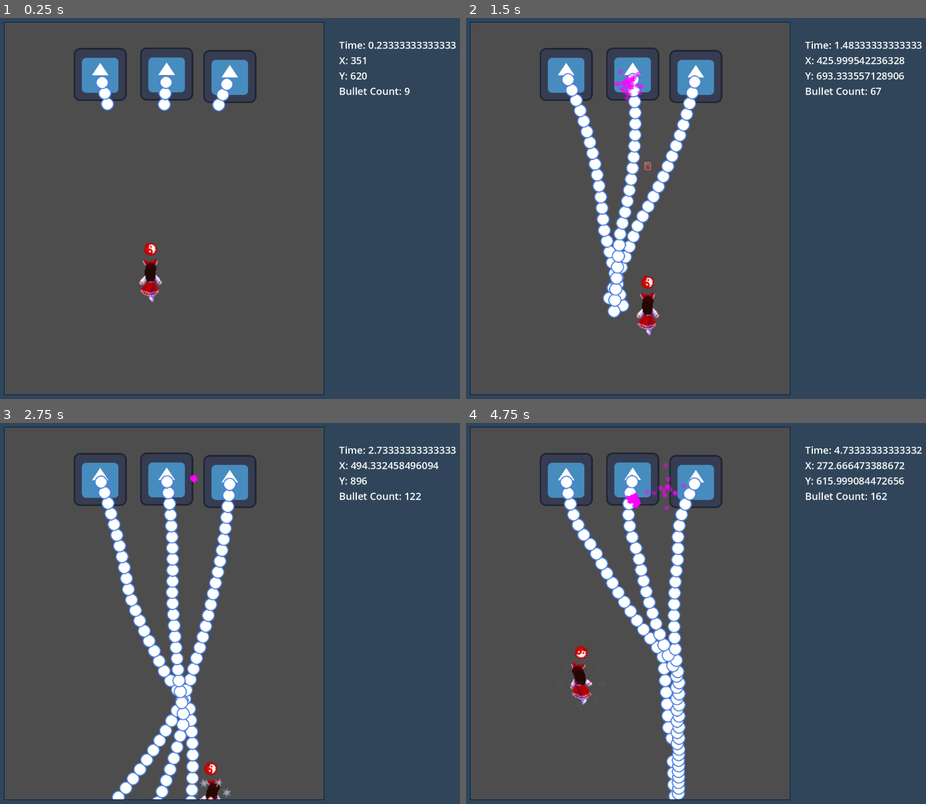
Above: before the commit, frames 1-4 (two rows, left to right).
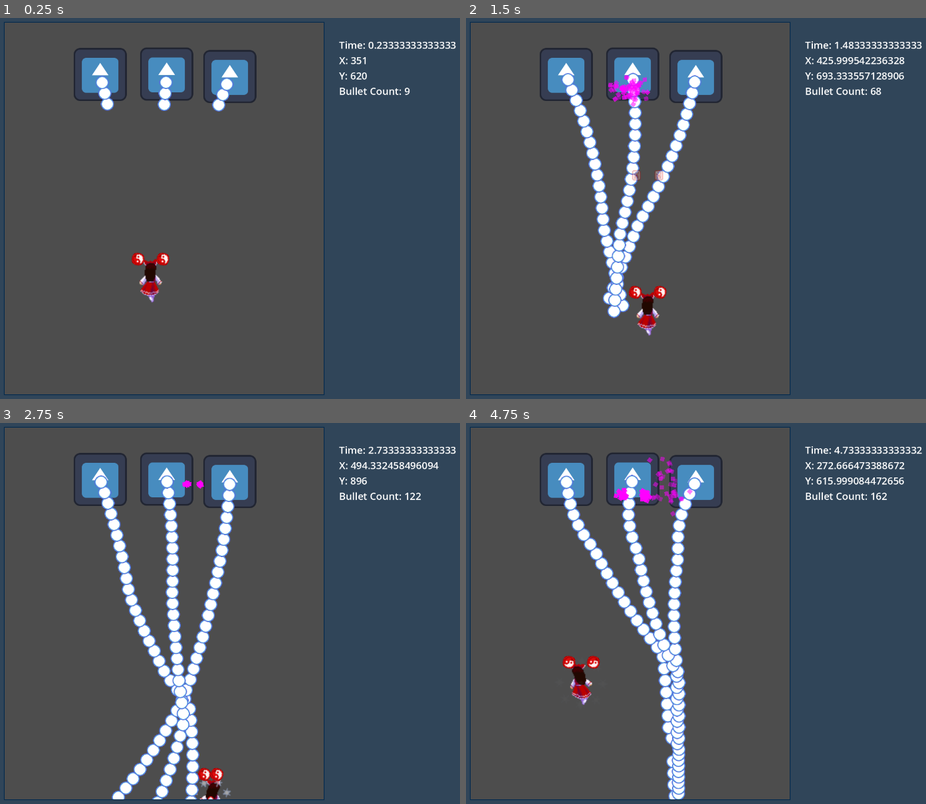
Above: after the commit, the same moments.

Repository: StahlReyn/th-bullet-test
Game: Godot game, scene res://gamestate/gamemain.tscn
The game is run twice, just before and just after one commit, with the same random seed, the same clock (stepped at 60 frames per second) and the same inputs. The engine's default icon, where the game draws it, is replaced by a stand-in: a white triangle on a blue panel in a dark square.
Inputs:
- Up to frame 1 (0.25 s): no input
- Up to frame 2 (1.5 s): hold Right (move_right) 0.53-1.28 s; hold Shift (focus) 0.53-1.28 s; tap Z (shoot) at 0.8, 1.35 s; hold Down (move_down) from 1.28 s (still down)
- Up to frame 3 (2.75 s): tap Shift (focus) at 1.55 s; release Down (move_down) at 2.03 s; hold Right (move_right) from 2.03 s (still down); hold Shift (focus) from 2.03 s (still down); tap Z (shoot) at 2.3 s
- Up to frame 4 (4.75 s): release Right (move_right) at 2.78 s; release Shift (focus) at 2.78 s; hold Up (move_up) 2.78-3.53 s; tap Z (shoot) at 2.85, 3.8, 4.35 s; tap Shift (focus) at 3.05, 4.55 s; hold Shift (focus) 3.53-4.28 s; hold Left (move_left) from 3.53 s (still down)

The runs differ from the first frame. In frame 1, 0.2% of the frame differs, in the area x 28-37%, y 58-65%; in frame 2, 0.8%; in frame 3, 0.3%; in frame 4, 0.8%, in the area x 20-50%, y 8-65%.

Commit message:
fixed hp + Focus Shots

Diff:
--- a/scripts/character/character.gd
+++ b/scripts/character/character.gd
@@ -49,7 +49,7 @@
 	hp -= dmg
 
 func check_death():
-	if hp < 0:
+	if hp <= 0:
 		do_death()
 
 func do_death():
--- a/scripts/character/player.tscn
+++ b/scripts/character/player.tscn
@@ -7,8 +7,7 @@
 [ext_resource type="AudioStream" uid="uid://cdcqm4htide61" path="res://assets/audio/sfx/click_collect.wav" id="5_btd5j"]
 [ext_resource type="Script" path="res://scripts/area_graze.gd" id="5_r6h1l"]
 [ext_resource type="Texture2D" uid="uid://c0wruv71j8ich" path="res://assets/img/character/graze_circle.png" id="7_sufo8"]
-[ext_resource type="Script" path="res://scripts/shooter_container.gd" id="8_ecnlh"]
-[ext_resource type="PackedScene" uid="uid://qbaoce8pthqa" path="res://scripts/shooters/reimu_yingyang.tscn" id="8_q1iib"]
+[ext_resource type="PackedScene" uid="uid://curt0mp7nsjs6" path="res://scripts/shooters/homing_amulet_1.tscn" id="8_nfcem"]
 
 [sub_resource type="AtlasTexture" id="AtlasTexture_o0t4v"]
 atlas = ExtResource("2_k7rwp")
@@ -139,11 +138,7 @@
 scale = Vector2(2, 2)
 texture = ExtResource("4_frfr6")
 
-[node name="ShooterContainer" type="Node2D" parent="."]
-script = ExtResource("8_ecnlh")
-
-[node name="ReimuYingyang" parent="ShooterContainer" instance=ExtResource("8_q1iib")]
-position = Vector2(0, -74)
+[node name="HomingAmulet1" parent="." instance=ExtResource("8_nfcem")]
 
 [connection signal="area_entered" from="." to="." method="_on_area_entered"]
 [connection signal="area_entered" from="AreaGraze" to="." method="_on_area_graze_area_entered"]
--- /dev/null
+++ b/scripts/shooters/homing_amulet_1.tscn
@@ -0,0 +1,15 @@
+[gd_scene load_steps=3 format=3 uid="uid://curt0mp7nsjs6"]
+
+[ext_resource type="Script" path="res://scripts/shooter_container.gd" id="1_rwmxh"]
+[ext_resource type="PackedScene" uid="uid://qbaoce8pthqa" path="res://scripts/shooters/reimu_yingyang.tscn" id="2_6m7pe"]
+
+[node name="HomingAmulet1" type="Node2D"]
+script = ExtResource("1_rwmxh")
+
+[node name="ReimuYingyang" parent="." instance=ExtResource("2_6m7pe")]
+position_unfocused = Vector2(30, -50)
+position_focused = Vector2(15, -60)
+
+[node name="ReimuYingyang2" parent="." instance=ExtResource("2_6m7pe")]
+position_unfocused = Vector2(-30, -50)
+position_focused = Vector2(-15, -60)
--- a/scripts/shooters/reimu_yingyang.tscn
+++ b/scripts/shooters/reimu_yingyang.tscn
@@ -1,14 +1,13 @@
 [gd_scene load_steps=5 format=3 uid="uid://qbaoce8pthqa"]
 
+[ext_resource type="Script" path="res://scripts/shooters/shooter_player.gd" id="1_18f6c"]
 [ext_resource type="Texture2D" uid="uid://dskbsnsab2j0" path="res://assets/img/bullets/yingyang_shot.png" id="1_b37pd"]
-[ext_resource type="Script" path="res://scripts/shooters/shooter.gd" id="1_vfgha"]
 [ext_resource type="PackedScene" uid="uid://bg5moqhkb6v0k" path="res://scripts/bullets/reimu_amulet.tscn" id="2_2uugs"]
 [ext_resource type="Script" path="res://scripts/sprite_effects/spin_sprite.gd" id="4_gi6uc"]
 
 [node name="ReimuYingyang" type="Node2D"]
-script = ExtResource("1_vfgha")
+script = ExtResource("1_18f6c")
 bullet_scene = ExtResource("2_2uugs")
-need_input = true
 
 [node name="YingyangShot" type="Sprite2D" parent="."]
 scale = Vector2(2, 2)
--- a/scripts/shooters/shooter.gd
+++ b/scripts/shooters/shooter.gd
@@ -4,7 +4,6 @@
 @export var bullet_scene : PackedScene
 @export var cooldown : float = 0.05
 @export var aim_at_player : bool = false
-@export var need_input : bool = false
 @export var base_speed : float = 2000
 
 var cooldown_time : float
@@ -18,12 +17,7 @@
 		do_shoot()
 
 func can_shoot() -> bool:
-	if cooldown_time > 0:
-		return false
-	if need_input:
-		return Input.is_action_pressed("shoot")
-	else:
-		return true
+	return cooldown_time <= 0
 
 func do_shoot() -> void:
 	var bullet : Bullet = bullet_scene.instantiate()
--- /dev/null
+++ b/scripts/shooters/shooter_player.gd
@@ -0,0 +1,23 @@
+class_name ShooterPlayer
+extends Shooter
+
+@export var position_unfocused : Vector2 = Vector2(0,0)
+@export var position_focused : Vector2 = Vector2(0,0)
+@export var position_speed : float = 20.0
+
+func _ready() -> void:
+	super()
+	position = position_unfocused
+
+func _process(delta: float) -> void:
+	super(delta)
+	process_position(delta)
+
+func can_shoot() -> bool:
+	return cooldown_time <= 0 and Input.is_action_pressed("shoot")
+
+func process_position(delta) -> void:
+	if Input.is_action_pressed("focus"):
+		position = lerp(position, position_focused, delta * position_speed)
+	else:
+		position = lerp(position, position_unfocused, delta * position_speed)
Not shown: 1 places in scripts/character/player.tscn that only renumber resources
